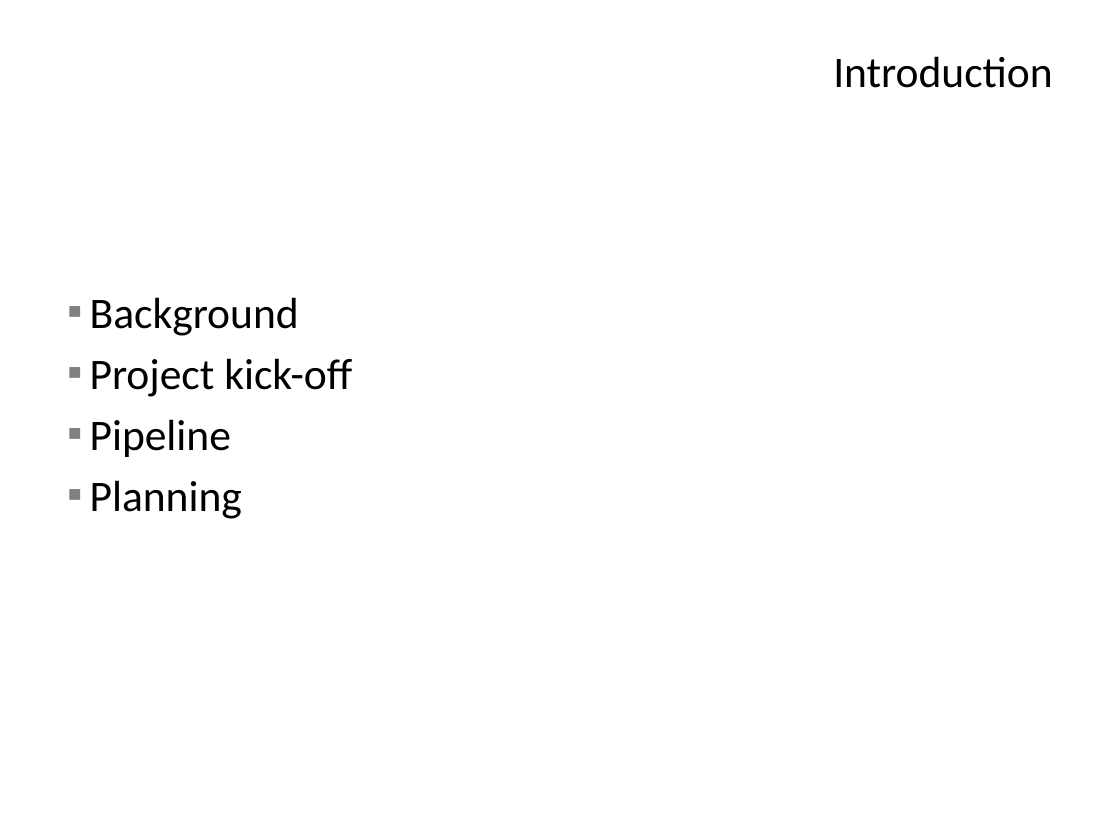
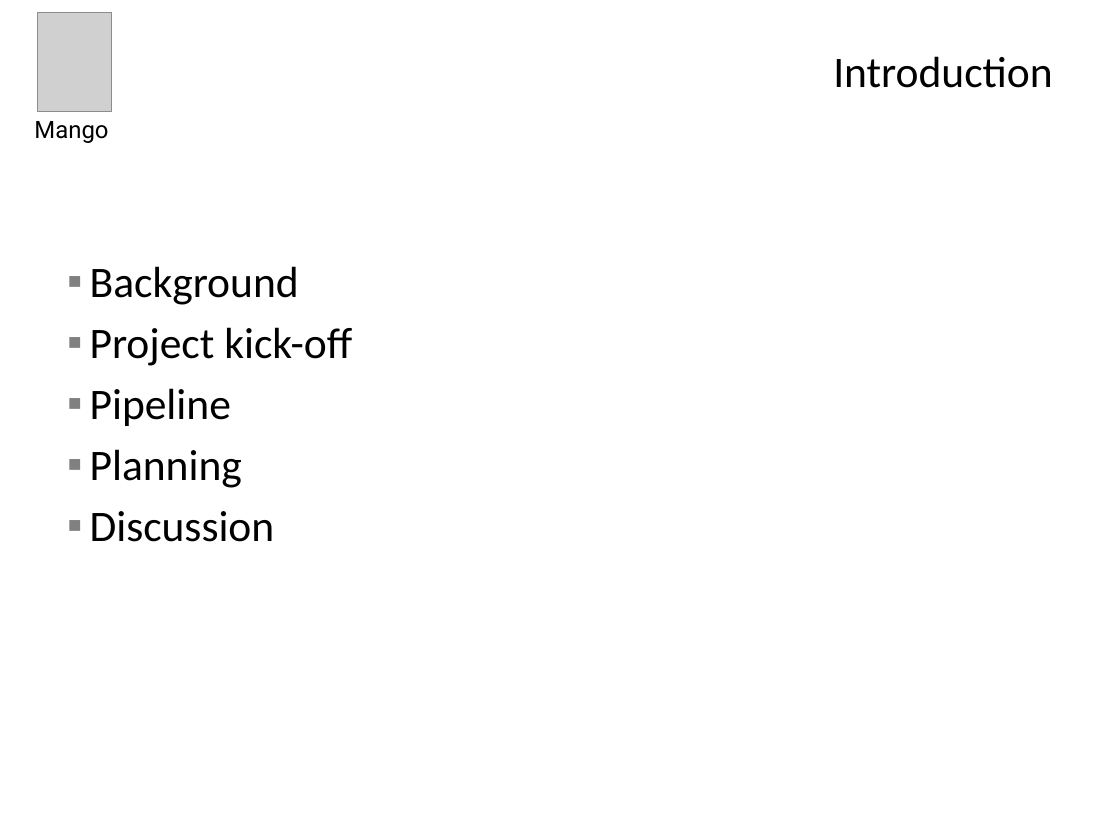
Before and after one commit to Bioinformatics-Mango/Bioinformatics, a slide deck: slide 2 of Presentations/Projectplan - planning and progress.pptx. Drawn at 1120x840 pixels with LibreOffice and Linux fonts; fonts in the diff are those of the drawing; grey boxes stand for pictures; background and template pictures are left out. Boxes give left, top, right and bottom in pixels: in the first picture for what was removed or moved away, otherwise in the second. Text is boxed around its words. In the diff, an @@ line names an element or a change of style, - is before the commit and + after.

```diff
--- a/Presentations/Projectplan - planning and progress.pptx
+++ b/Presentations/Projectplan - planning and progress.pptx
@@ picture added at [37,12,111,111] @@
@@ text added at [34,121,108,143], 15.4 pt, text #000000 @@
+Mango
@@ text at [90,511,275,542]: paragraph added @@
+▪ Discussion
```
Also in this commit, not shown: 6 other slides changed, 3 slides added, 1 slide removed.
